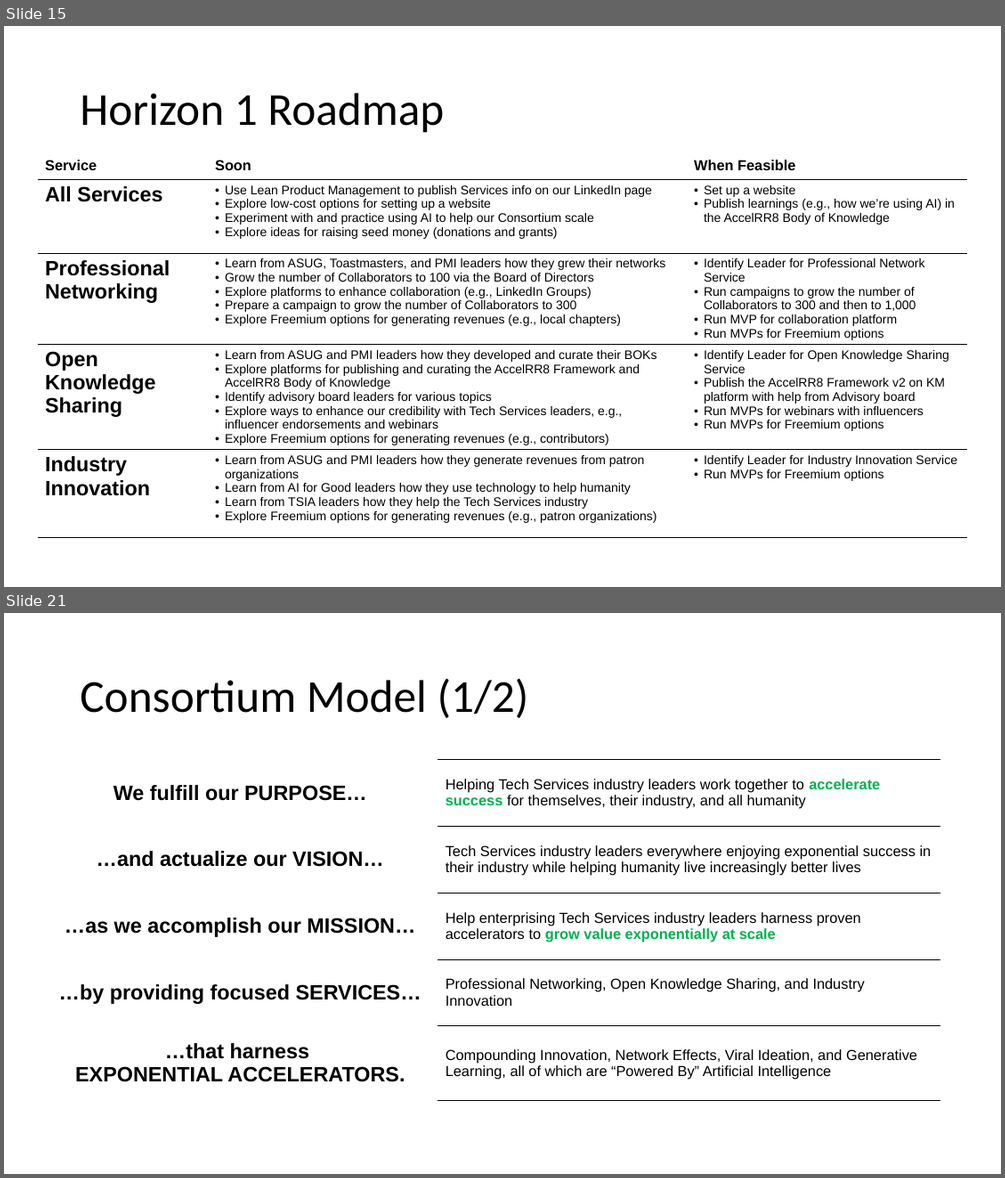
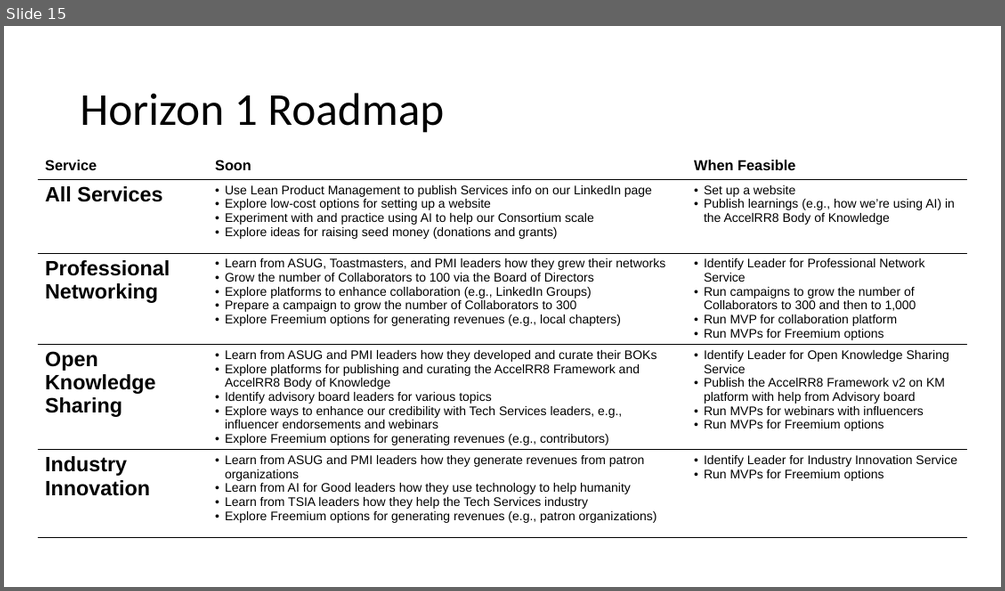
Before and after one commit to AccelRR8-Consortium-NonProfit/Management-Public, a slide deck: docs/1_Integration/1b_Strategy/AccelRR8 Consortium Non-Profit Organization Strategy.pptx. Shown one above the other, each under a label of ours: slides 15 and 21 before the commit, slide 15 after it; the slides between them are not shown. The pictures are 1005x1178 and 1005x591 pixels, drawn with LibreOffice and Linux fonts; fonts in the diff are those of the drawing; background and template pictures are left out. Boxes give left, top, right and bottom in pixels: in the first picture for what was removed or moved away, otherwise in the second. Text is boxed around its words. In the diff, an @@ line names an element or a change of style, - is before the commit and + after.

```diff
--- a/docs/1_Integration/1b_Strategy/AccelRR8 Consortium Non-Profit Organization Strategy.pptx
+++ b/docs/1_Integration/1b_Strategy/AccelRR8 Consortium Non-Profit Organization Strategy.pptx
@@ slide 21 removed at box(4, 613, 1001, 1174), background #FFFFFF @@
@@ title removed at box(80, 678, 529, 718) @@
-Consortium Model (1/2)
@@ table removed at box(43, 760, 941, 1101), 5 rows, 2 columns @@
-We fulfill our PURPOSE… | Helping Tech Services industry leaders work together to accelerate success for themselves, their industry, and all humanity
-…and actualize our VISION… | Tech Services industry leaders everywhere enjoying exponential success in their industry while helping humanity live increasingly better lives
-…as we accomplish our MISSION… | Help enterprising Tech Services industry leaders harness proven accelerators to grow value exponentially at scale
-…by providing focused SERVICES… | Professional Networking, Open Knowledge Sharing, and Industry Innovation
-…that harness EXPONENTIAL ACCELERATORS. | Compounding Innovation, Network Effects, Viral Ideation, and Generative Learning, all of which are “Powered By” Artificial Intelligence
```
Also in this commit, not shown: 6 other slides removed, 5 other files.
